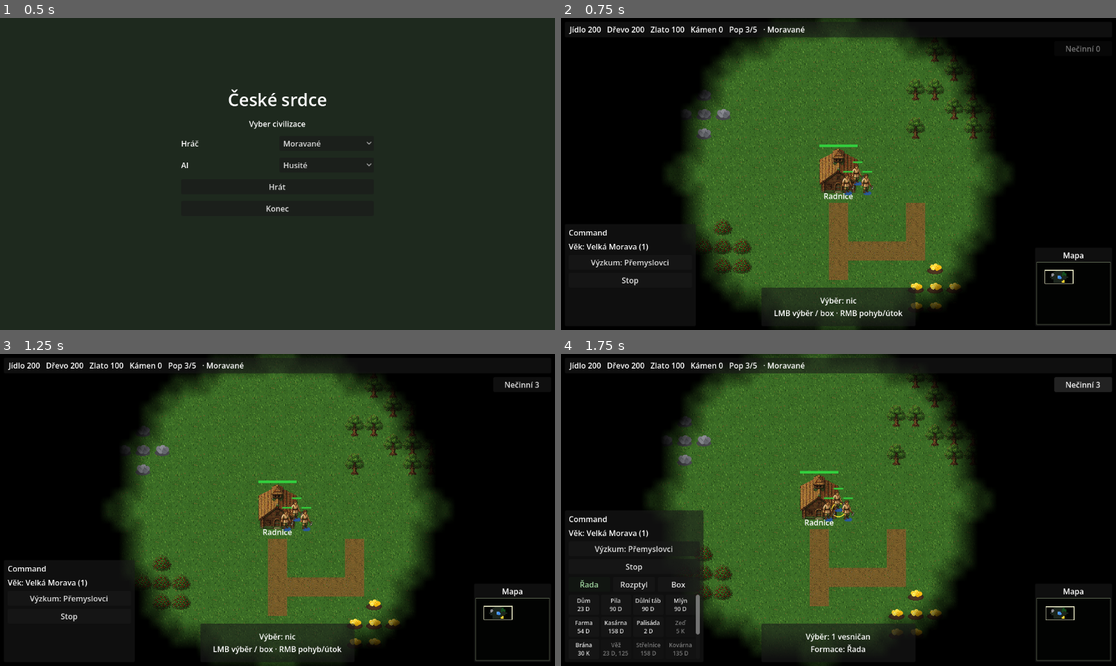
Above: before the commit, frames 1-4 (two rows, left to right).
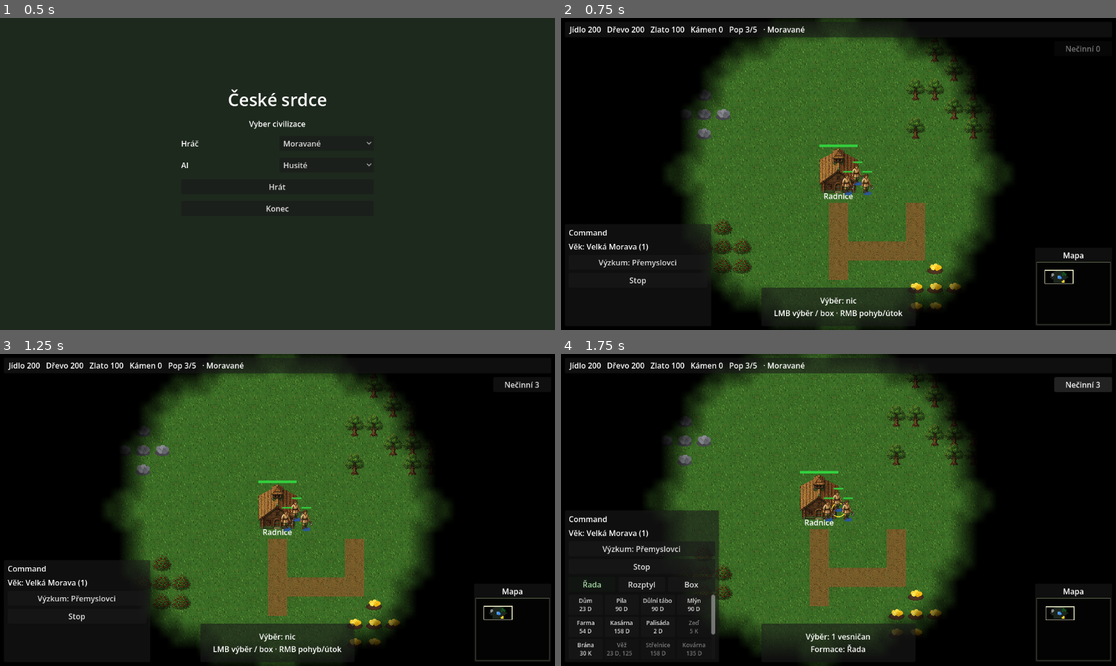
Above: after the commit, the same moments.

Repository: Kosino/ceske-srdce
Game: Godot game, scene res://scenes/ui/MainMenu.tscn
The game is run twice, just before and just after one commit, with the same random seed, the same clock (stepped at 60 frames per second) and the same inputs.
Inputs:
- Up to frame 1 (0.5 s): no input
- Up to frame 2 (0.75 s): click "Hrát" at 0.5 s
- Up to frame 3 (1.25 s): no input
- Up to frame 4 (1.75 s): click "Nečinní 3" at 1.25 s

Frame 1 is identical in both runs. In frame 2, 0.3% of the frame differs, in the area x 5-28%, y 65-86%; in frame 3, 0.3%; in frame 4, 2.3%, in the area x 2-29%, y 50-97%.

Commit message:
T-36: Full train labels + idle excludes garrison
CommandPanel shows Zbrojnoš/Kopiník/Lučištník with cost tooltips
and a slightly wider panel so labels do not clip. IdleVillagerButton
/ Nečinní count stays on SelectionManager idle (garrisoned excluded).
Smoke + t36_ui screenshot (barracks selected, TC garrisoned).

Co-authored-by: Kosino <Kosino@users.noreply.github.com>

Diff:
--- a/scripts/map/Map.gd
+++ b/scripts/map/Map.gd
@@ -80,6 +80,7 @@
 		await _run_aoe_controls_smoke()
 		await _run_command_panel_context_smoke()
 		await _run_garrison_smoke()
+		await _run_idle_excludes_garrison_smoke()
 		await _run_balance_harness_smoke()
 		print("[TEST] all headless smokes finished")
 		get_tree().quit(0)
@@ -140,9 +141,81 @@
 		await prepare_command_panel_screenshot()
 	elif not Engine.is_editor_hint() and OS.get_cmdline_user_args().has("--garrison-shot"):
 		await prepare_garrison_screenshot()
+	elif not Engine.is_editor_hint() and OS.get_cmdline_user_args().has("--t36-ui-shot"):
+		await prepare_t36_ui_screenshot()
 	else:
 		await _sample_windowed_fps()
 	NotificationManager.show_message("Start: Radnice + vesničané + zdroje. F3 debug. F9 fog.")
+
+
+## T-36: barracks train labels + TC with garrison + idle HUD.
+func prepare_t36_ui_screenshot() -> void:
+	DisplayServer.window_set_size(Vector2i(1280, 720))
+	var debug := get_node_or_null("DebugPanel")
+	if debug:
+		debug.visible = false
+	GameManager.food = 400
+	GameManager.wood = 400
+	GameManager.gold = 200
+	var hall: DropOff = null
+	for n in get_tree().get_nodes_in_group("player_town_hall"):
+		if n is DropOff:
+			hall = n as DropOff
+			break
+	if hall == null:
+		hall = DROPOFF_SCENE.instantiate() as DropOff
+		hall.team = 0
+		hall.position = PLAYER_TC_POS
+		hall.spawn_parent = units
+		units.add_child(hall)
+		await get_tree().physics_frame
+	var barracks: Barracks = BARRACKS_SCENE.instantiate() as Barracks
+	barracks.team = 0
+	barracks.is_complete = true
+	barracks.build_progress = 1.0
+	barracks.hp = barracks.max_hp
+	barracks.position = hall.global_position + Vector2(130, 40)
+	barracks.spawn_parent = units
+	units.add_child(barracks)
+	barracks._show_final_visual()
+	await get_tree().physics_frame
+	var g := GarrisonController.ensure(hall)
+	var need := 2
+	for n in get_tree().get_nodes_in_group("villagers"):
+		if need <= 0:
+			break
+		if n is Villager and (n as Villager).team == 0 and not (n as Villager).is_garrisoned:
+			g.try_enter(n as Villager)
+			need -= 1
+	while need > 0:
+		var v: Villager = VILLAGER_SCENE.instantiate() as Villager
+		v.team = 0
+		v.contribute_population = false
+		v.position = hall.global_position + Vector2(36, 28)
+		units.add_child(v)
+		await get_tree().physics_frame
+		g.try_enter(v)
+		need -= 1
+	# Leave at least one free idle villager so Nečinní shows a non-garrison count.
+	var free_idle: Villager = VILLAGER_SCENE.instantiate() as Villager
+	free_idle.team = 0
+	free_idle.contribute_population = false
+	free_idle.position = hall.global_position + Vector2(-50, 70)
+	units.add_child(free_idle)
+	free_idle.state = Villager.State.IDLE
+	await get_tree().physics_frame
+	SelectionManager.idle_villager_count_changed.emit(SelectionManager.count_idle_villagers())
+	SelectionManager.select_building(barracks)
+	var panel := _find_command_panel()
+	if panel:
+		panel._refresh_context_ui()
+	var cam := get_node_or_null("Camera2D") as RTSCamera
+	if cam:
+		cam.set_zoom_clamped(1.05)
+		cam.center_at(hall.global_position + Vector2(70, 40))
+	await get_tree().create_timer(0.7).timeout
+	await get_tree().process_frame
+	_save_shot("t36_ui.png", g.count() if g else 0)
 
 
 ## T-35: TC with garrisoned villagers + count badge / panel.
@@ -4915,13 +4988,63 @@
 			and "Vesničan" in vesn.tooltip_text
 		)
 
+	# T-36: barracks / archery train buttons use full Czech labels + cost tooltips.
+	var barracks: Barracks = BARRACKS_SCENE.instantiate() as Barracks
+	barracks.team = 0
+	barracks.is_complete = true
+	barracks.position = PLAYER_TC_POS + Vector2(260, -80)
+	barracks.spawn_parent = units
+	units.add_child(barracks)
+	await get_tree().physics_frame
+	SelectionManager.select_building(barracks)
+	await get_tree().process_frame
+	if panel:
+		panel._refresh_context_ui()
+	await get_tree().process_frame
+	var sol_btn: Button = panel.get_train_soldier_button() if panel else null
+	var spear_btn: Button = panel.get_train_spearman_button() if panel else null
+	var labels_ok: bool = (
+		sol_btn != null and spear_btn != null
+		and sol_btn.visible and spear_btn.visible
+		and sol_btn.text == "Zbrojnoš"
+		and spear_btn.text == "Kopiník"
+		and "60" in sol_btn.tooltip_text
+		and "35" in spear_btn.tooltip_text
+		and not sol_btn.clip_text
+		and not spear_btn.clip_text
+	)
+	var range_b: ArcheryRange = preload("res://scenes/buildings/ArcheryRange.tscn").instantiate() as ArcheryRange
+	range_b.team = 0
+	range_b.is_complete = true
+	range_b.position = PLAYER_TC_POS + Vector2(320, -40)
+	range_b.spawn_parent = units
+	units.add_child(range_b)
+	await get_tree().physics_frame
+	SelectionManager.select_building(range_b)
+	await get_tree().process_frame
+	if panel:
+		panel._refresh_context_ui()
+	await get_tree().process_frame
+	var arch_btn: Button = panel.get_train_archer_button() if panel else null
+	var archer_label_ok: bool = (
+		arch_btn != null
+		and arch_btn.visible
+		and arch_btn.text == "Lučištník"
+		and "45" in arch_btn.tooltip_text
+		and not arch_btn.clip_text
+	)
+
 	var all_ok: bool = (
 		panel_ok and sel_ok and form_units_ok and form_hidden_ok and info_ok
 		and reseed_sown_ok and empty_wood_ok and empty_broke_ok and vesn_ok
+		and labels_ok and archer_label_ok
 	)
 	print(
-		"[TEST] command_panel form_units=%s form_hid=%s info=%s reseed_sown=%s empty_wood=%s empty_broke=%s vesn=%s"
-		% [form_units_ok, form_hidden_ok, info_ok, reseed_sown_ok, empty_wood_ok, empty_broke_ok, vesn_ok]
+		"[TEST] command_panel form_units=%s form_hid=%s info=%s reseed_sown=%s empty_wood=%s empty_broke=%s vesn=%s labels=%s archer=%s"
+		% [
+			form_units_ok, form_hidden_ok, info_ok, reseed_sown_ok, empty_wood_ok, empty_broke_ok,
+			vesn_ok, labels_ok, archer_label_ok,
+		]
 	)
 	if all_ok:
 		print("[TEST] PASS command panel context")
@@ -4934,6 +5057,94 @@
 		farm.queue_free()
 	if spawned_hall and hall != null and is_instance_valid(hall):
 		hall.queue_free()
+	if barracks != null and is_instance_valid(barracks):
+		barracks.queue_free()
+	if range_b != null and is_instance_valid(range_b):
+		range_b.queue_free()
+	await get_tree().physics_frame
+
+
+## T-36: Nečinní / `.` hotkey must ignore garrisoned villagers.
+func _run_idle_excludes_garrison_smoke() -> void:
+	await get_tree().physics_frame
+	var hall: DropOff = DROPOFF_SCENE.instantiate() as DropOff
+	hall.team = 0
+	hall.position = PLAYER_TC_POS + Vector2(-220, -180)
+	hall.spawn_parent = units
+	units.add_child(hall)
+	await get_tree().physics_frame
+	var g := GarrisonController.ensure(hall)
+
+	var free_v: Villager = VILLAGER_SCENE.instantiate() as Villager
+	free_v.team = 0
+	free_v.contribute_population = false
+	free_v.position = hall.global_position + Vector2(-40, 50)
+	units.add_child(free_v)
+	free_v.state = Villager.State.IDLE
+
+	var gar_v: Villager = VILLAGER_SCENE.instantiate() as Villager
+	gar_v.team = 0
+	gar_v.contribute_population = false
+	gar_v.position = hall.global_position + Vector2(30, 20)
+	units.add_child(gar_v)
+	await get_tree().physics_frame
+	var entered := g.try_enter(gar_v)
+	# Garrisoned villagers keep IDLE state — exclusion must use is_garrisoned.
+	gar_v.state = Villager.State.IDLE
+	await get_tree().process_frame
+
+	# Count without garrison filter would include gar_v; with filter it must not.
+	var raw_idle := 0
+	for node in get_tree().get_nodes_in_group("villagers"):
+		if node is Villager:
+			var vv := node as Villager
+			if vv.team == 0 and vv.state == Villager.State.IDLE:
+				raw_idle += 1
+	var idle_list := SelectionManager.list_idle_villagers()
+	var counted := SelectionManager.count_idle_villagers()
+	var excludes_ok := (
+		entered
+		and gar_v.is_garrisoned
+		and gar_v.state == Villager.State.IDLE
+		and raw_idle >= counted + 1
+		and not SelectionManager.is_villager_idle(gar_v)
+		and SelectionManager.is_villager_idle(free_v)
+		and not idle_list.has(gar_v)
+		and idle_list.has(free_v)
+	)
+
+	var idle_btn := get_node_or_null("UI/IdleVillagerButton") as IdleVillagerButton
+	if idle_btn:
+		idle_btn._on_count(counted)
+	var btn_txt := idle_btn.text if idle_btn else ""
+	var btn_ok := idle_btn != null and btn_txt == ("Nečinní %d" % counted)
+
+	# Cycle may hit any free idle villager from the demo map — never a garrisoned one.
+	SelectionManager.clear_selection()
+	var picked := SelectionManager.select_next_idle_villager()
+	var pick_ok := (
+		picked != null
+		and is_instance_valid(picked)
+		and not picked.is_garrisoned
+		and SelectionManager.is_villager_idle(picked)
+		and picked != gar_v
+	)
+
+	var all_ok := excludes_ok and btn_ok and pick_ok and counted >= 1
+	print(
+		"[TEST] idle_excludes_garrison raw=%d counted=%d entered=%s btn=%s pick=%s"
+		% [raw_idle, counted, entered, btn_txt, picked.name if picked else "?"]
+	)
+	if all_ok:
+		print("[TEST] PASS idle excludes garrison")
+	else:
+		print("[TEST] FAIL idle excludes garrison")
+
+	SelectionManager.clear_selection()
+	SelectionManager.select_building(null)
+	for n in [free_v, gar_v, hall]:
+		if n != null and is_instance_valid(n):
+			n.queue_free()
 	await get_tree().physics_frame
 
 
--- a/scripts/ui/CommandPanel.gd
+++ b/scripts/ui/CommandPanel.gd
@@ -74,7 +74,9 @@
 	_panel_left = offset_left
 	_panel_top = offset_top
 	_panel_bottom_inset = offset_bottom
-	_panel_width = offset_right - offset_left
+	# T-36: slightly wider so full Zbrojnoš/Kopiník labels fit without clipping.
+	_panel_width = maxf(offset_right - offset_left, 304.0)
+	offset_right = _panel_left + _panel_width
 	SelectionManager.selection_changed.connect(_on_context_changed)
 	SelectionManager.building_selection_changed.connect(_on_building_changed)
 	SelectionManager.formation_changed.connect(_refresh_formation_buttons)
@@ -86,6 +88,7 @@
 	_ensure_tech_row()
 	_ensure_uni_tech_row()
 	_polish_train_villager_button()
+	_polish_train_military_buttons()
 	_refresh_age_ui()
 	_refresh_formation_buttons(SelectionManager.formation)
 	_refresh_context_ui()
@@ -99,6 +102,38 @@
 	train_villager.tooltip_text = "Vesničan — 50 J"
 	train_villager.clip_text = false
 	train_villager.custom_minimum_size.x = maxf(train_villager.custom_minimum_size.x, 88.0)
+
+
+## T-36: full unit labels (was Zbroj/Kop/Luc) + cost tooltips; smaller font so text fits.
+func _polish_train_military_buttons() -> void:
+	_apply_train_label(
+		train_soldier,
+		"Zbrojnoš",
+		"Zbrojnoš — %s" % CivData.format_cost(Barracks.UNIT_DEFS["soldier"]["cost"]),
+		96.0
+	)
+	_apply_train_label(
+		train_spearman,
+		"Kopiník",
+		"Kopiník — %s" % CivData.format_cost(Barracks.UNIT_DEFS["spearman"]["cost"]),
+		88.0
+	)
+	_apply_train_label(
+		train_archer,
+		"Lučištník",
+		"Lučištník — %s" % CivData.format_cost(ArcheryRange.UNIT_DEFS["archer"]["cost"]),
+		96.0
+	)
+
+
+func _apply_train_label(btn: Button, label: String, tip: String, min_w: float) -> void:
+	if btn == null:
+		return
+	btn.text = label
+	btn.tooltip_text = tip
+	btn.clip_text = false
+	btn.add_theme_font_size_override("font_size", 12)
+	btn.custom_minimum_size.x = maxf(btn.custom_minimum_size.x, min_w)
 
 
 func _process(delta: float) -> void:
@@ -327,6 +362,8 @@
 		train_spearman.visible = is_barracks
 	if train_archer:
 		train_archer.visible = is_archery
+	if is_barracks or is_archery:
+		_polish_train_military_buttons()
 	# Hide generic train buttons when Stable/Siege/Castle/Monastery/Market selected.
 	if is_stable or is_siege or is_castle or is_monastery or is_market:
 		if train_villager:
@@ -945,6 +982,18 @@
 	return train_villager
 
 
+func get_train_soldier_button() -> Button:
+	return train_soldier
+
+
+func get_train_spearman_button() -> Button:
+	return train_spearman
+
+
+func get_train_archer_button() -> Button:
+	return train_archer
+
+
 func _ensure_garrison_row() -> void:
 	if command_vbox == null:
 		return
--- a/scripts/ui/IdleVillagerButton.gd
+++ b/scripts/ui/IdleVillagerButton.gd
@@ -1,6 +1,7 @@
 extends Button
 class_name IdleVillagerButton
 ## Small HUD control: idle villager count + click = next idle (same as `.` hotkey).
+## T-36: count / cycle exclude garrisoned villagers (via SelectionManager.is_villager_idle).
 
 
 var _poll_accum: float = 0.0
@@ -11,7 +12,7 @@
 	add_to_group("idle_villager_button")
 	pressed.connect(_on_pressed)
 	SelectionManager.idle_villager_count_changed.connect(_on_count)
-	_on_count(SelectionManager.count_idle_villagers())
+	_on_count(_idle_count())
 
 
 func _process(delta: float) -> void:
@@ -19,7 +20,7 @@
 	if _poll_accum < 0.35:
 		return
 	_poll_accum = 0.0
-	var n := SelectionManager.count_idle_villagers()
+	var n := _idle_count()
 	if n != _last_count:
 		_last_count = n
 		SelectionManager.idle_villager_count_changed.emit(n)
@@ -33,4 +34,9 @@
 	_last_count = count
 	text = "Nečinní %d" % count
 	disabled = count <= 0
-	tooltip_text = "Vybrat dalšího nečinného vesničana (.)"
+	tooltip_text = "Vybrat dalšího nečinného vesničana (.) — bez posádky"
+
+
+## Idle count used by the HUD — garrisoned villagers must not appear as Nečinní.
+func _idle_count() -> int:
+	return SelectionManager.count_idle_villagers()
Binary file added: docs/screenshots/t36_ui.png
